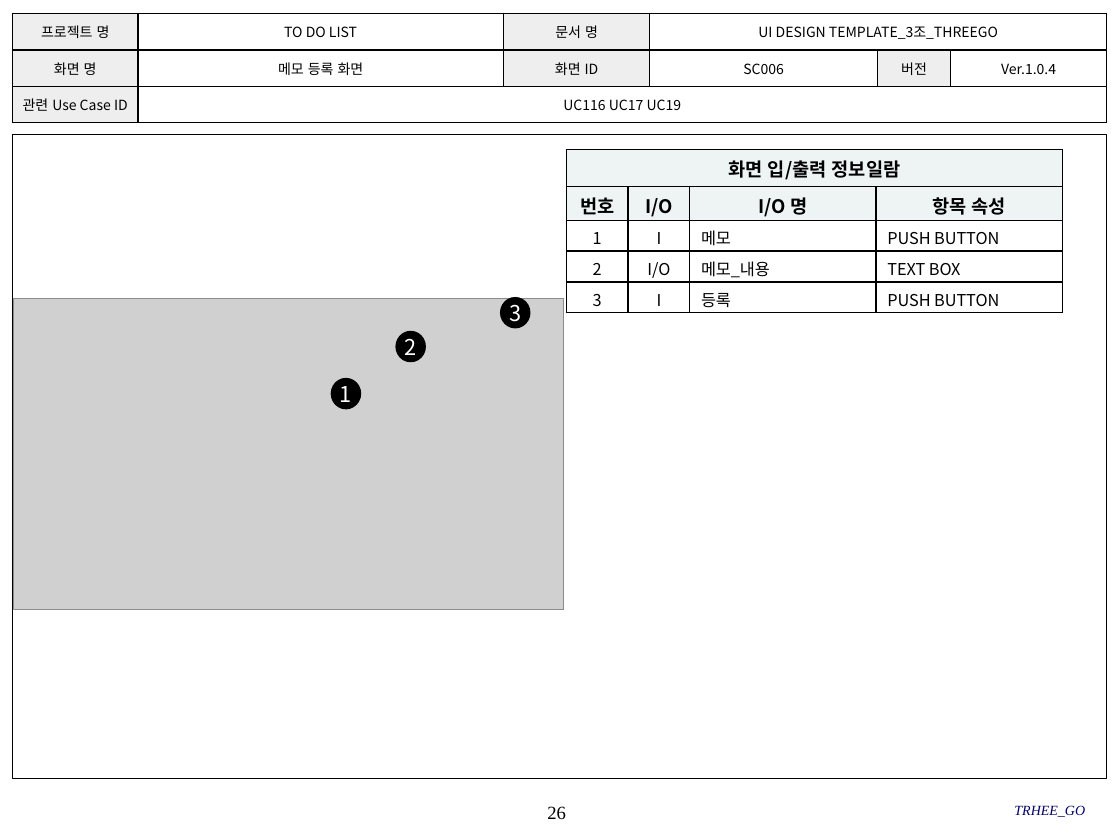
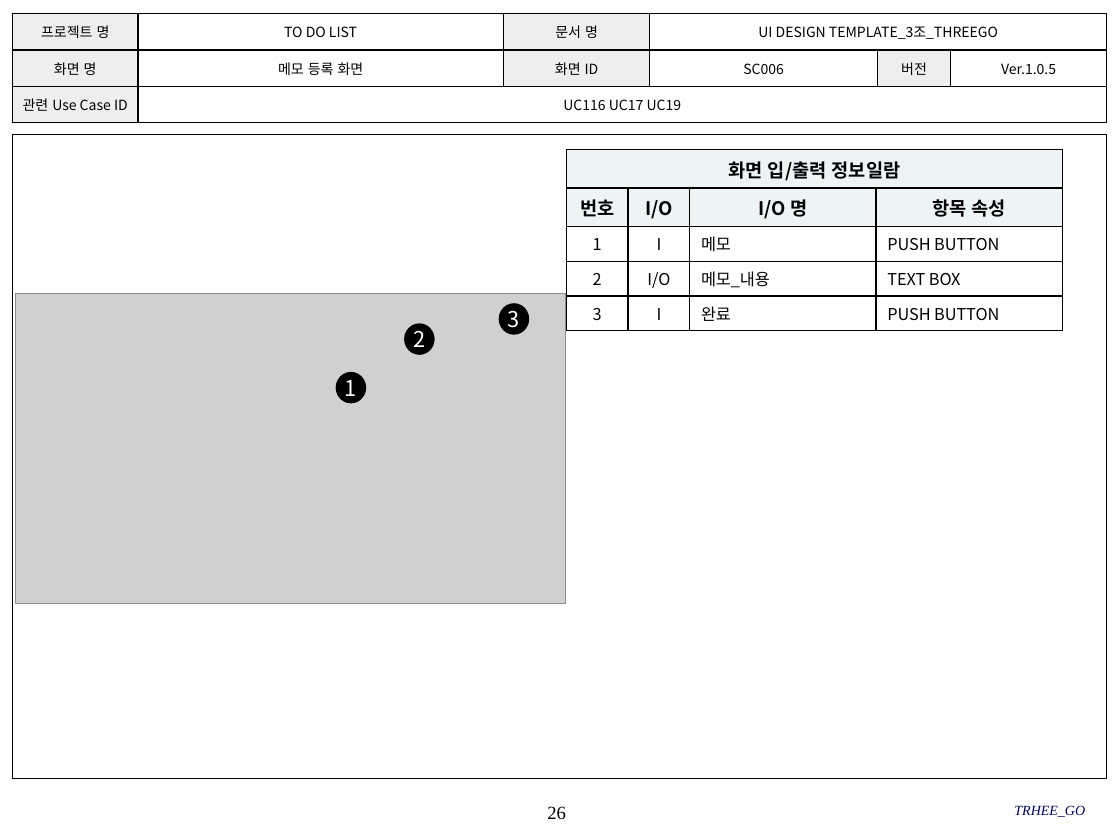
Before and after one commit to SMU-SE-Admin/18-1_3_THREEGO_Doc, a slide deck: slide 26 of 03 설계/UI Design Template_3조_THREEGO.pptx. Drawn at 1120x840 pixels with LibreOffice and Linux fonts; fonts in the diff are those of the drawing; grey boxes stand for pictures; background and template pictures are left out. Boxes give left, top, right and bottom in pixels: in the first picture for what was removed or moved away, otherwise in the second. Text is boxed around its words. In the diff, an @@ line names an element or a change of style, - is before the commit and + after.

```diff
--- a/03 설계/UI Design Template_3조_THREEGO.pptx
+++ b/03 설계/UI Design Template_3조_THREEGO.pptx
@@ table at (x1=12, y1=13, x2=1105, y2=123) @@
-row 2, column 6: Ver.1.0.4
+row 2, column 6: Ver.1.0.5
@@ table at (x1=567, y1=150, x2=1062, y2=325) @@
-row 5, column 3: 등록
+row 5, column 3: 완료
@@ picture moved from (x1=13, y1=299, x2=563, y2=610) to (x1=16, y1=293, x2=566, y2=604) @@
@@ ellipse "2" moved from (x1=396, y1=333, x2=423, y2=361) to (x1=405, y1=325, x2=432, y2=353) @@
@@ ellipse "3" moved from (x1=502, y1=299, x2=529, y2=327) to (x1=501, y1=305, x2=528, y2=333) @@
@@ ellipse "1" moved from (x1=333, y1=380, x2=360, y2=408) to (x1=337, y1=373, x2=364, y2=401) @@
```
Also in this commit, not shown: 22 other slides changed.
